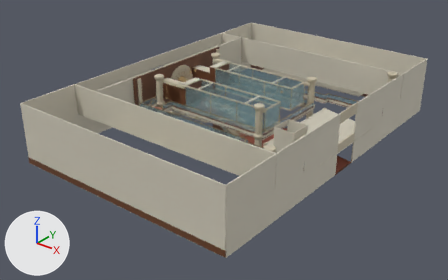
Renders of the glTF model assets/models/AST-ARR-002.glb from each side of a commit.
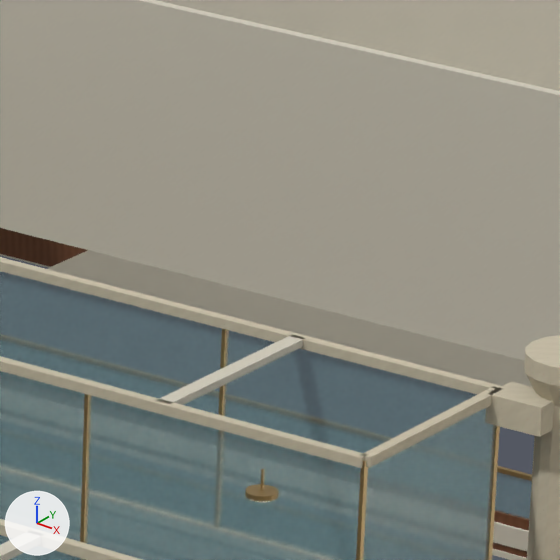
The first picture shows the older version from a camera (50 mm lens) standing at (67.5, -90.1, 53.2) and looking at (-1.1, -4.4, 0.1). The close-ups show the older and then the newer version on the part from 57% to 69% of the width and 16% to 35% of the height of that picture. Only the edits that show in the close-ups are written down. The axes (+X, +Y, +Z) are drawn at lower left. The lights are the same throughout.

Objects in the first close-up: 'ARR_ExhibitBearingCrossbeam_0.001', 'ARR_ExhibitGlassSide_0', 'ARR_ExhibitGlassSide_0.001', 'ARR_ExhibitGlassSide_0.002', 'ARR_ExhibitTransferShoulder_0.001', 'ARR_ExhibitUpperFrame_0', 'ARR_ExhibitUpperFrame_0.001', 'ARR_ExhibitUpperFrame_0.002', 'ARR_HospitalityCanopy_1_0', 'ARR_OpaqueServiceScreen_0', 'ARR_OuterEnd_-465.85', 'ARR_ProfiledBearingPier_1' and 16 more.
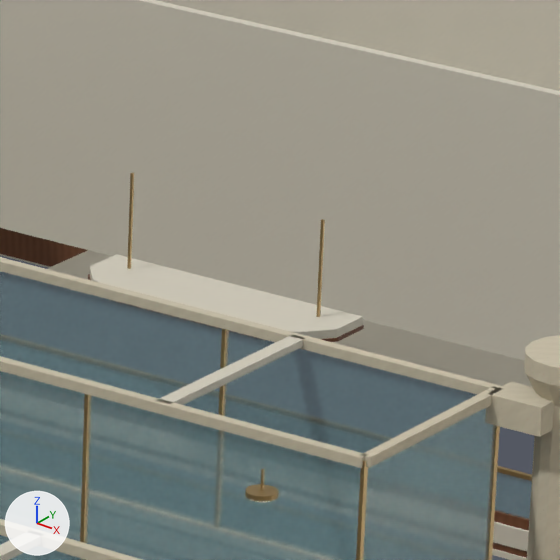
Location of each change, [x1, y1, x2, y2] in pixels of the close-ups (560 x 560 px):
'ARR_GalleryPauseCeiling_north', added
    after: [90, 254, 363, 339]
'ARR_GalleryPauseSupport_north-28.7', added
    after: [316, 219, 325, 317]
'ARR_GalleryPauseSupport_north-33.3', added
    after: [127, 173, 134, 269]
'ARR_GalleryPauseReveal_north.001', added
    after: [337, 325, 364, 342]
'ARR_GalleryPauseReveal_north.002', added
    after: [321, 338, 337, 342]

The edits, one by one:
Mesh me_arr_gallerypausereveal_north_002 is new.
It has 8 vertices, 12 faces and spans x 2.477..3.023, y 11.081..11.719, z 9.48..9.55.
It uses material mat_warm_walnut (picture img_warm_walnut).
Mesh me_arr_gallerypausereveal_north_001 is new.
It is a box spanning x 2.97..3.03, y 11.7..12.65, z 9.48..9.55.
It uses material mat_warm_walnut (picture img_warm_walnut).
Mesh me_arr_gallerypausesupport_north_28_7 is new.
It is a box spanning x 2.27..2.33, y 12.07..12.13, z 9.73..11.76.
It uses material mat_champagne_metal (picture img_champagne_metal).
Mesh me_arr_gallerypausesupport_north_33_3 is new.
It is a box spanning x -2.33..-2.27, y 12.07..12.13, z 9.73..11.76.
It uses material mat_champagne_metal (picture img_champagne_metal).
Mesh me_arr_gallerypauseceiling_north is new.
It has 16 vertices, 28 faces and spans x -3.0..3.0, y 10.85..12.65, z 9.55..9.73.
It uses material mat_ivory_enamel (picture img_ivory_enamel).
Object 'ARR_GalleryPauseReveal_north.002' (ob_arr_gallerypausereveal_north_002) is new; it shows me_arr_gallerypausereveal_north_002.
Its location is (0.0, 0.0, 0.0).
Object 'ARR_GalleryPauseReveal_north.001' (ob_arr_gallerypausereveal_north_001) is new; it shows me_arr_gallerypausereveal_north_001.
Its location is (0.0, 0.0, 0.0).
Object 'ARR_GalleryPauseSupport_north-28.7' (ob_arr_gallerypausesupport_north_28_7) is new; it shows me_arr_gallerypausesupport_north_28_7.
Its location is (0.0, 0.0, 0.0).
Object 'ARR_GalleryPauseSupport_north-33.3' (ob_arr_gallerypausesupport_north_33_3) is new; it shows me_arr_gallerypausesupport_north_33_3.
Its location is (0.0, 0.0, 0.0).
Object 'ARR_GalleryPauseCeiling_north' (ob_arr_gallerypauseceiling_north) is new; it shows me_arr_gallerypauseceiling_north.
Its location is (0.0, 0.0, 0.0).
